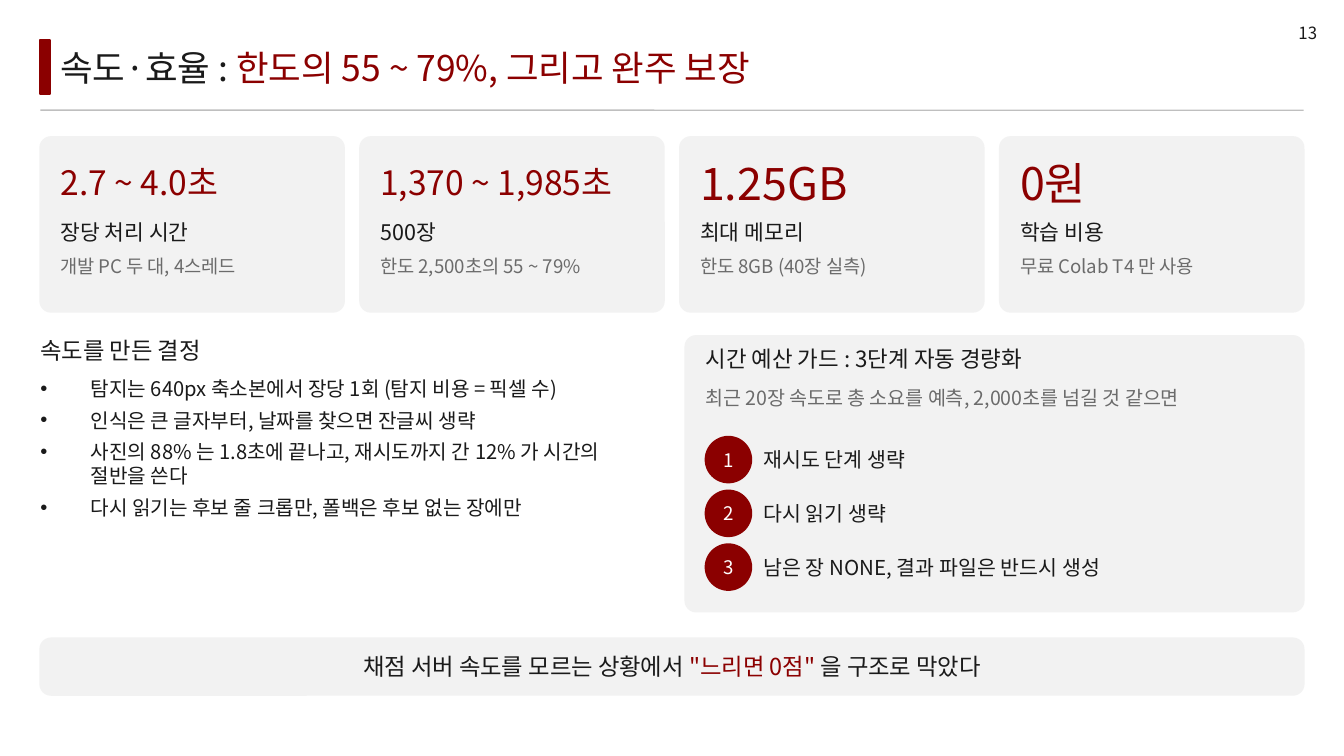
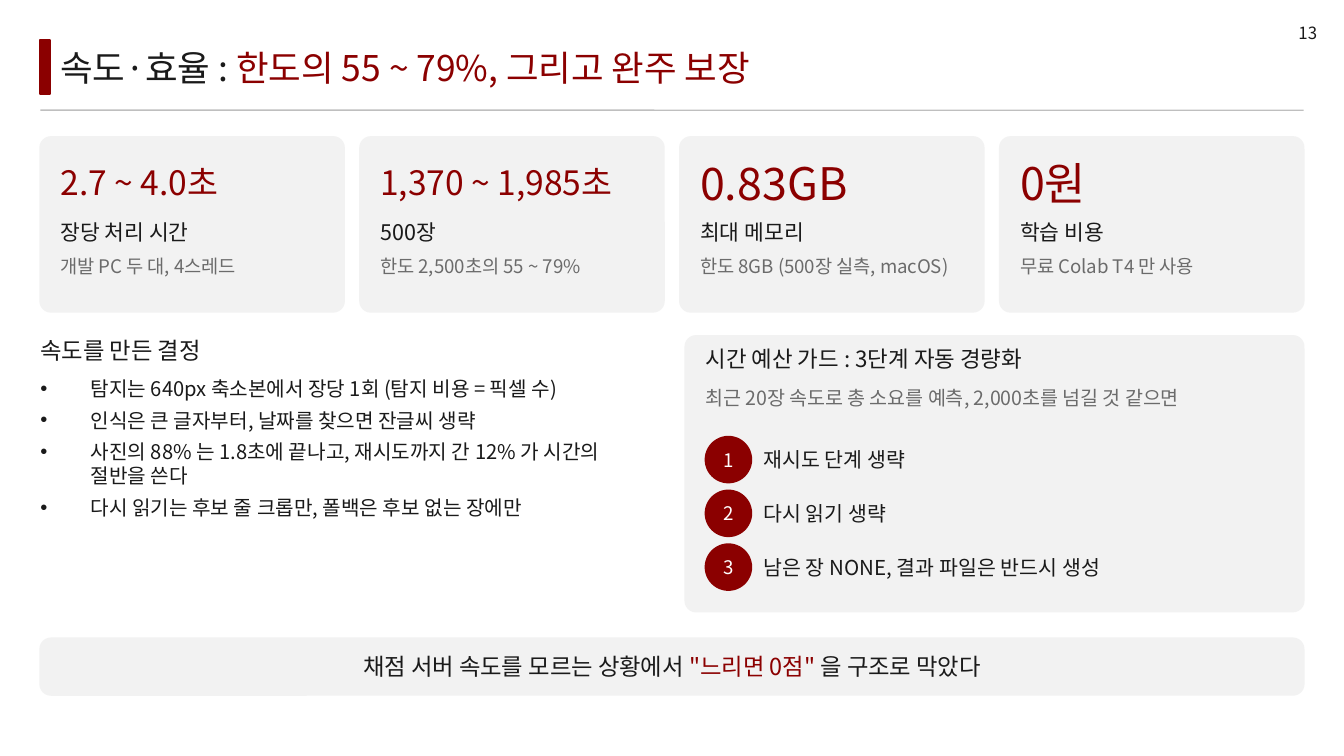
Before and after one commit to LEEbyeongchul/itda3-CODE-subway, a slide deck: slide 13 of 발표/[CODE]_서브웨이_본선발표.pptx. Drawn at 1344x756 pixels with LibreOffice and Linux fonts; fonts in the diff are those of the drawing. Boxes give left, top, right and bottom in pixels: in the first picture for what was removed or moved away, otherwise in the second. Text is boxed around its words. In the diff, an @@ line names an element or a change of style, - is before the commit and + after.

```diff
--- a/발표/[CODE]_서브웨이_본선발표.pptx
+++ b/발표/[CODE]_서브웨이_본선발표.pptx
@@ text at [700, 166, 847, 201]: text changed @@
-1.25GB
+0.83GB
@@ text at [700, 257, 948, 277]: text changed @@
-한도 8GB (40장 실측)
+한도 8GB (500장 실측, macOS)
```
Also in this commit, not shown: 1 other slide changed, 2 other files.
